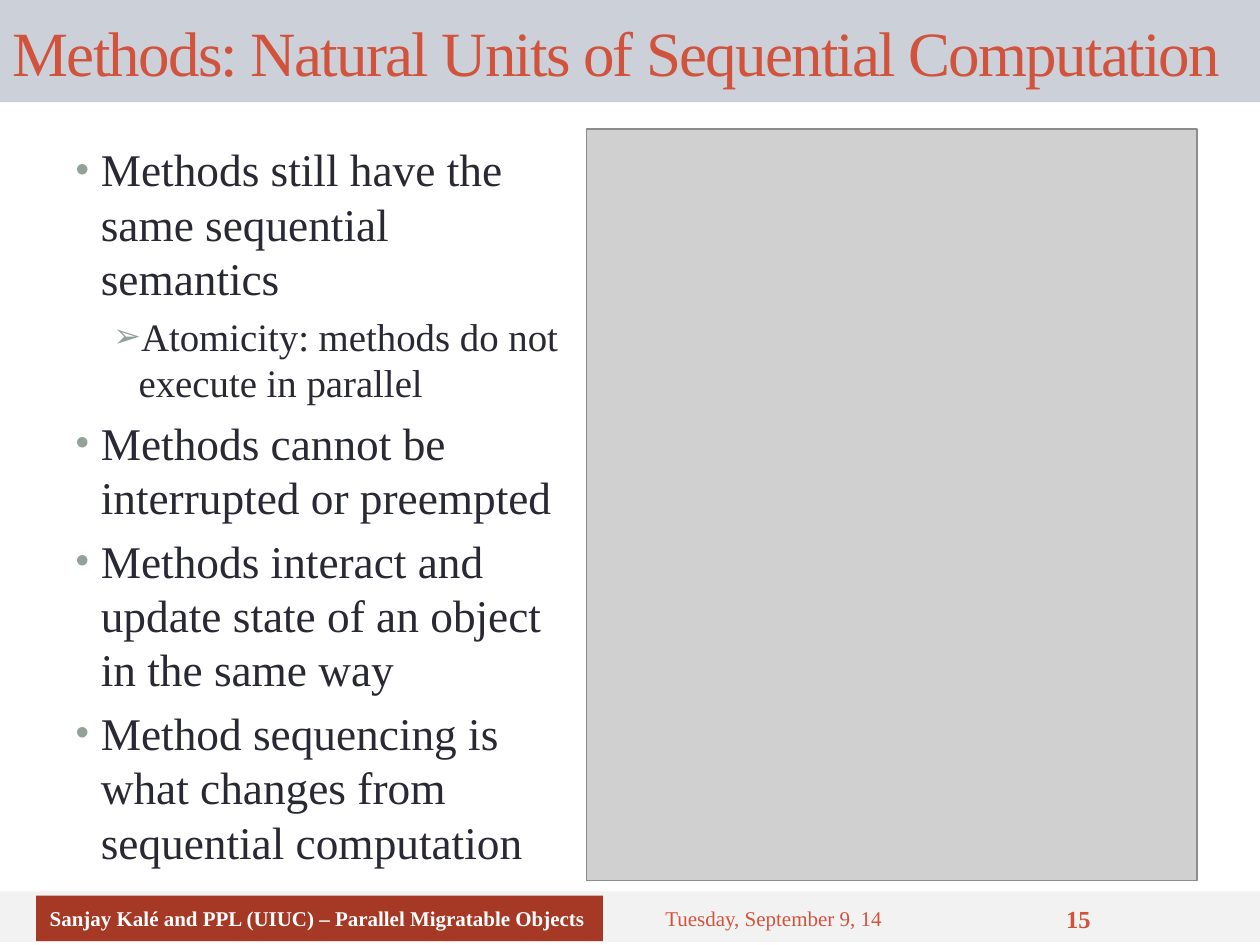
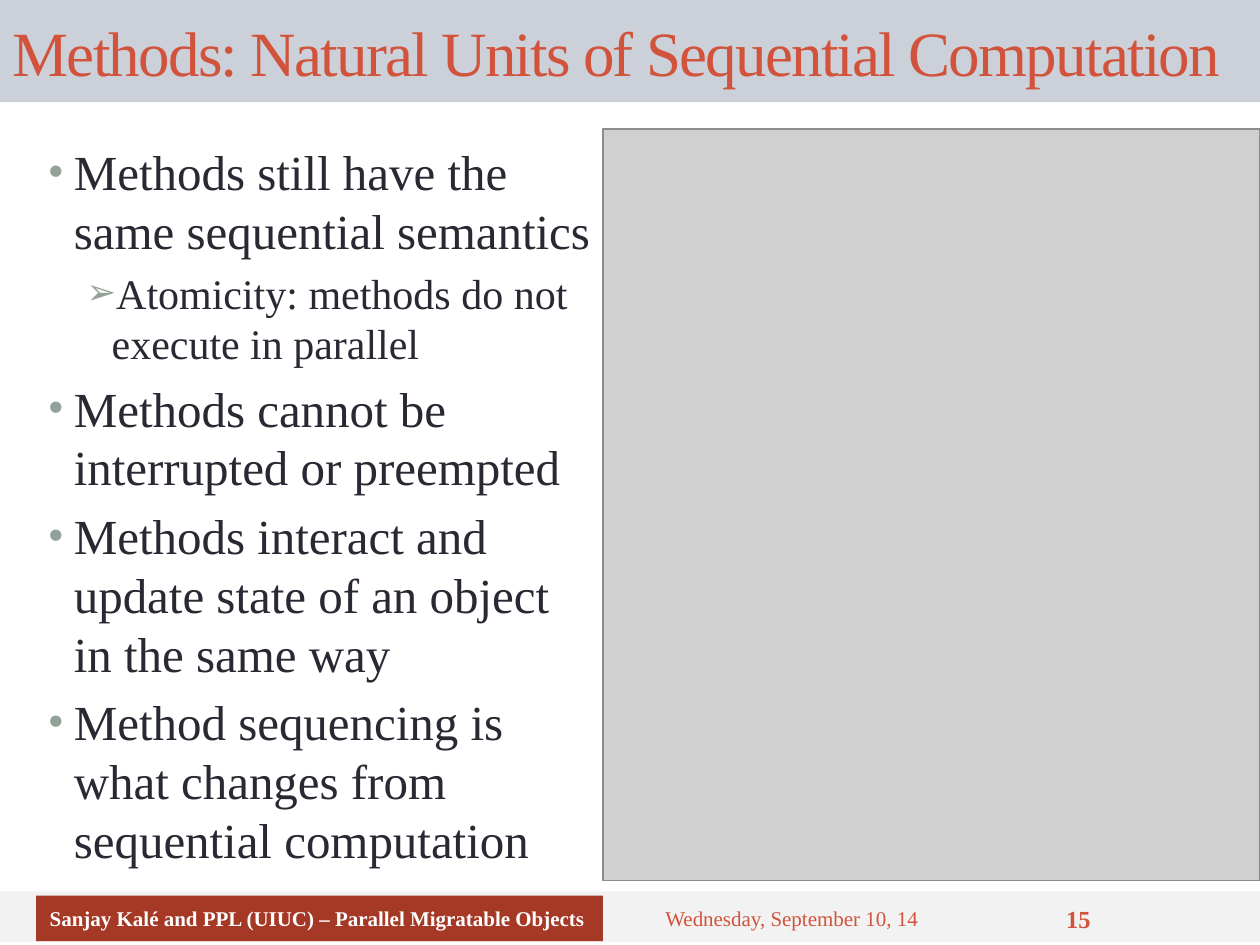
Before and after one commit to UIUC-PPL/charm_tutorial, a slide deck: slide 15 of tutorial-01-intro.pptx. Drawn at 1260x945 pixels with LibreOffice and Linux fonts; fonts in the diff are those of the drawing; grey boxes stand for pictures. Boxes give left, top, right and bottom in pixels: in the first picture for what was removed or moved away, otherwise in the second. Text is boxed around its words. In the diff, an @@ line names an element or a change of style, - is before the commit and + after.

```diff
--- a/tutorial-01-intro.pptx
+++ b/tutorial-01-intro.pptx
@@ text "Methods still have the same ...": place and size @@
-text "Methods still have the same ..." at bbox=[101, 154, 558, 868]
+text "Methods still have the same ..." at bbox=[74, 156, 590, 868]
@@ text "Methods still have the same ..." at bbox=[74, 156, 590, 868]: size 25.9 to 28 pt in "Methods still have the same sequential semantics", "Methods cannot be interrupted or preempted", "Methods interact and update state of an ...", "Method sequencing is what changes from sequential ..."; size 22.2 to 24 pt in "Atomicity: methods do not execute in parallel" @@
@@ picture: place and size @@
-picture at bbox=[586, 129, 1197, 881]
+picture at bbox=[604, 129, 1260, 881]
@@ text at bbox=[665, 911, 918, 931]: text changed @@
-Tuesday, September 9, 14
+Wednesday, September 10, 14
```
Also in this commit, not shown: 16 other slides changed.
